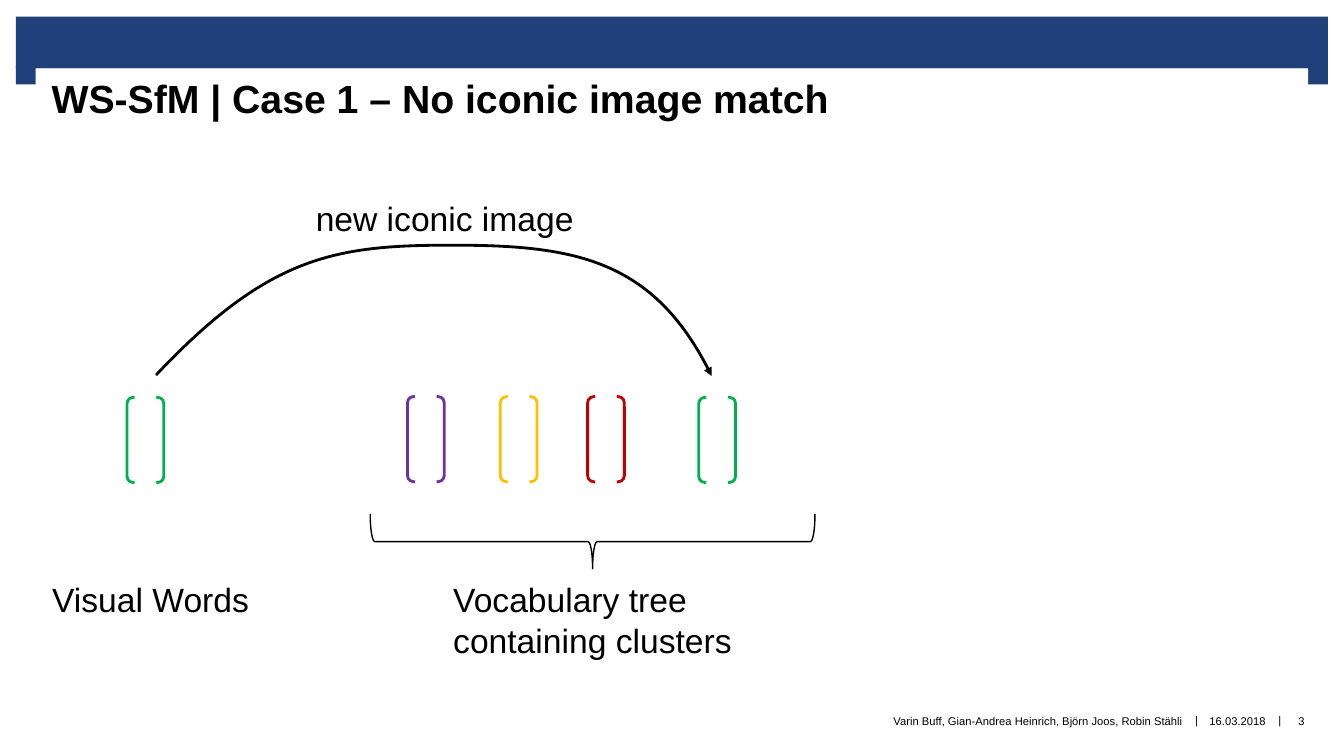
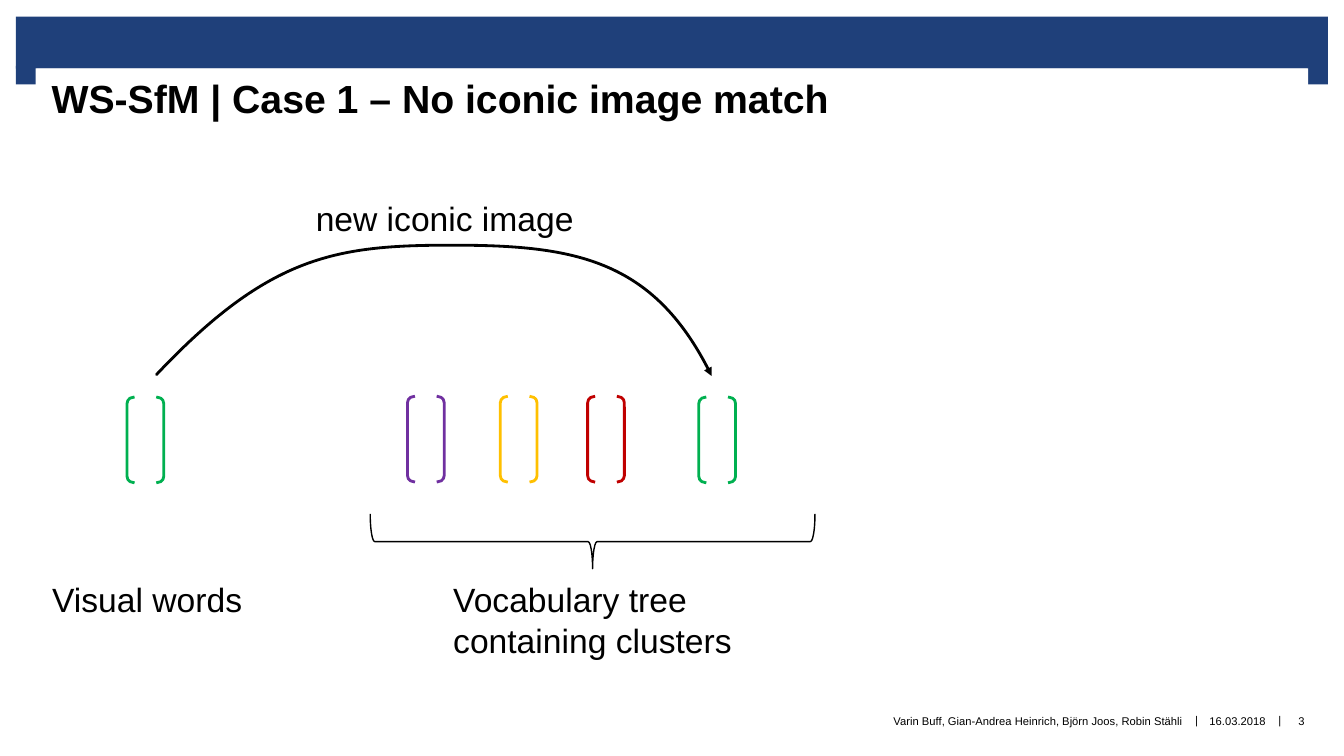
Before and after one commit to gian1312/suchen, a slide deck: slide 3 of PaperPresentation/Paper_Robin_v2.pptx. Drawn at 1344x756 pixels with LibreOffice and Linux fonts; fonts in the diff are those of the drawing; background and template pictures are left out. Boxes give left, top, right and bottom in pixels: in the first picture for what was removed or moved away, otherwise in the second. Text is boxed around its words. In the diff, an @@ line names an element or a change of style, - is before the commit and + after.

```diff
--- a/PaperPresentation/Paper_Robin_v2.pptx
+++ b/PaperPresentation/Paper_Robin_v2.pptx
@@ text at <box>52,587,242,613</box>: text changed @@
-Visual Words
+Visual words
```
Also in this commit, not shown: 4 other slides changed.
